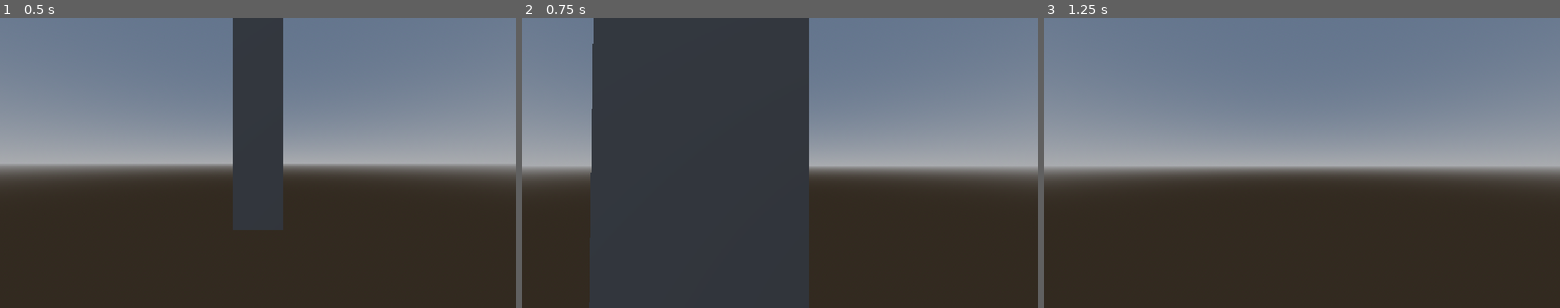
Above: before the commit, frames 1-3 (left to right).
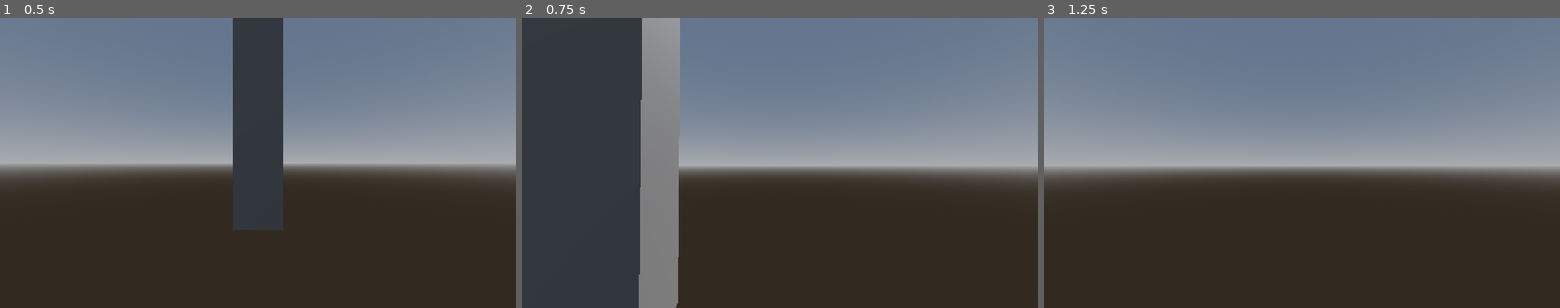
Above: after the commit, the same moments.

Repository: Mariana-Teixeira/ISTEC_Jogo_RPG
Game: Godot game, scene res://scenes/game.tscn
The game is run twice, just before and just after one commit, with the same random seed, the same clock (stepped at 60 frames per second) and the same inputs.
Inputs (mouse positions are in pixels of both pictures, inside the frame that each line leads up to):
- Up to frame 1 (0.5 s): no input
- Up to frame 2 (0.75 s): tap Enter at 0.5 s; move the mouse to (805, 163) at 0.52 s; hold W (move_forward) from 0.53 s (still down)
- Up to frame 3 (1.25 s): keep holding W (move_forward)

Frame 1 is identical in both runs. In frame 2, 44% of the frame differs, in the area x 0-56%, y 0-100%; in frame 3, nothing differs.

Commit message:
Player Movement Fix

Diff:
--- a/Controllers/Player/player_controller.gd
+++ b/Controllers/Player/player_controller.gd
@@ -40,7 +40,7 @@
 		direction.z -= 1
 
 	if direction != Vector3.ZERO:
-		direction = direction.normalized()
+		direction = basis * direction.normalized()
 		# Setting the basis property will affect the rotation of the node.
 		# basis = Basis.looking_at(direction)
 
